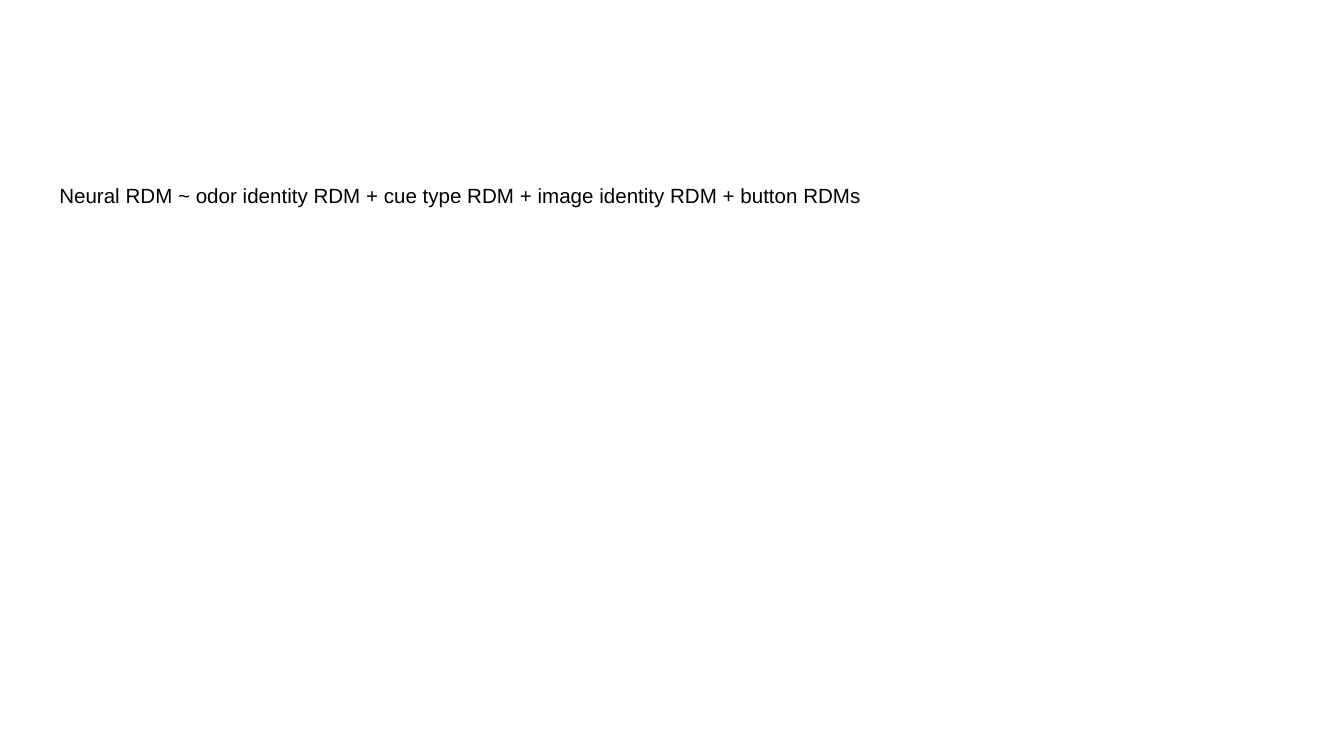
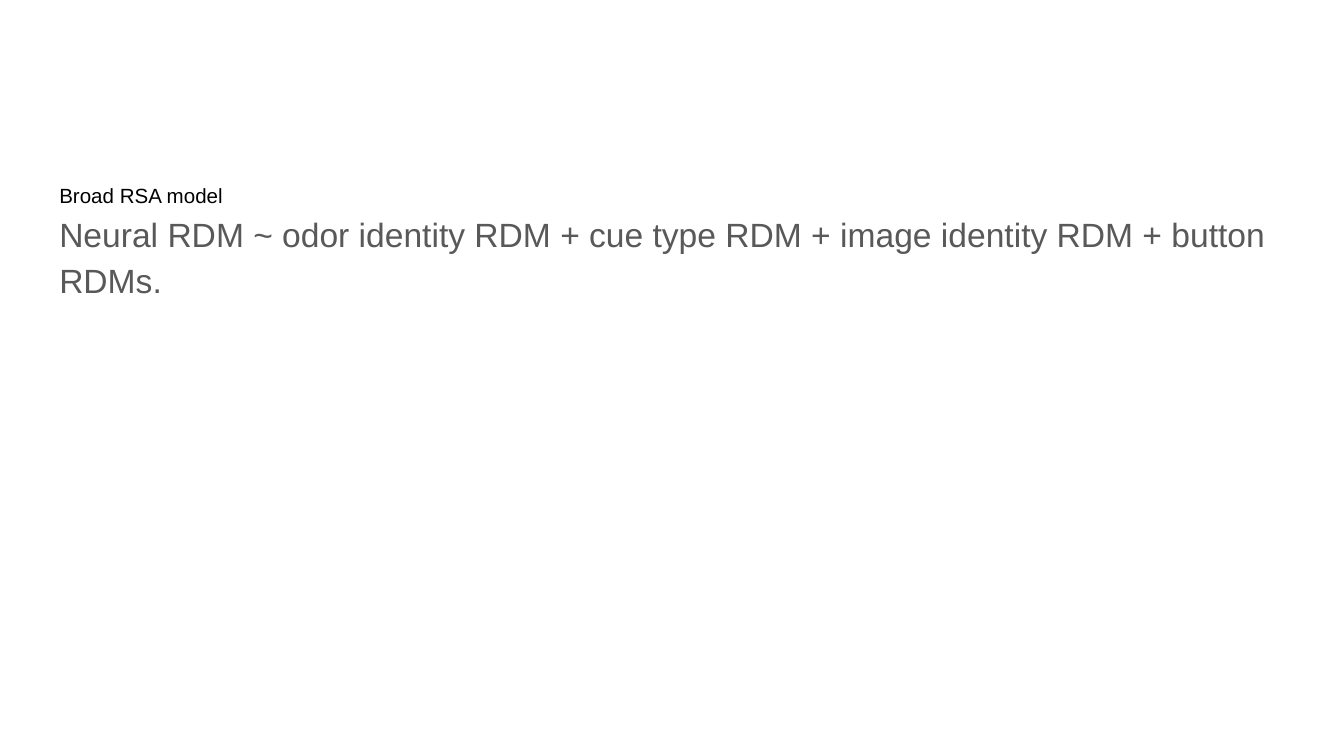
Before and after one commit to QingfangLiu/project-spcd, a slide deck: slide 8 of docs/SPCD fMRI results lab meeting.pptx. Drawn at 1344x756 pixels with LibreOffice and Linux fonts; fonts in the diff are those of the drawing. Boxes give left, top, right and bottom in pixels: in the first picture for what was removed or moved away, otherwise in the second. Text is boxed around its words. In the diff, an @@ line names an element or a change of style, - is before the commit and + after.

```diff
--- a/docs/SPCD fMRI results lab meeting.pptx
+++ b/docs/SPCD fMRI results lab meeting.pptx
@@ text at (59,188,1264,294): text changed; size 11 to 18 pt; text colour #000000 to #595959 @@
-Neural RDM ~ odor identity RDM + cue type RDM + image identity RDM + button RDMs
+Broad RSA model
+Neural RDM ~ odor identity RDM + cue type RDM + image identity RDM + button RDMs.
```
Also in this commit, not shown: 13 other slides changed.
